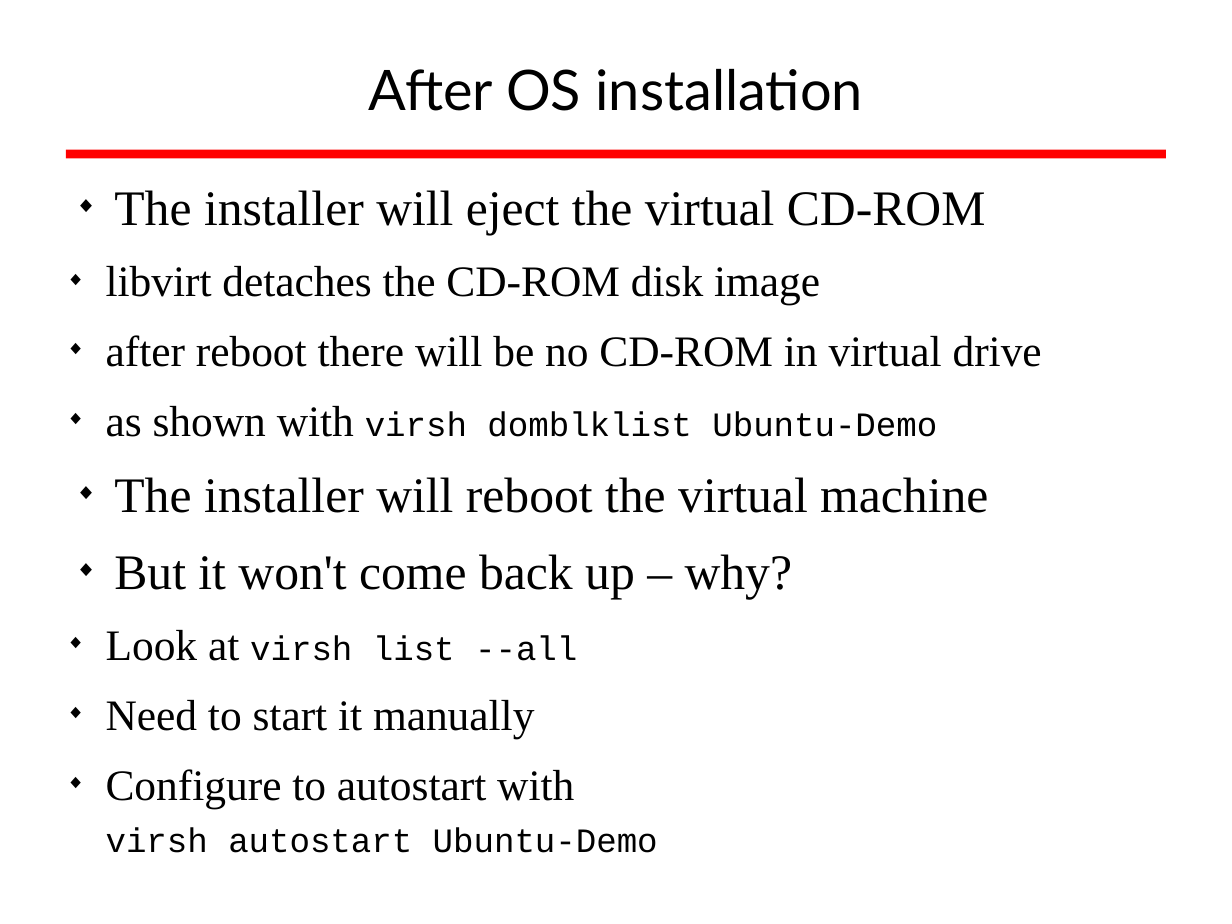
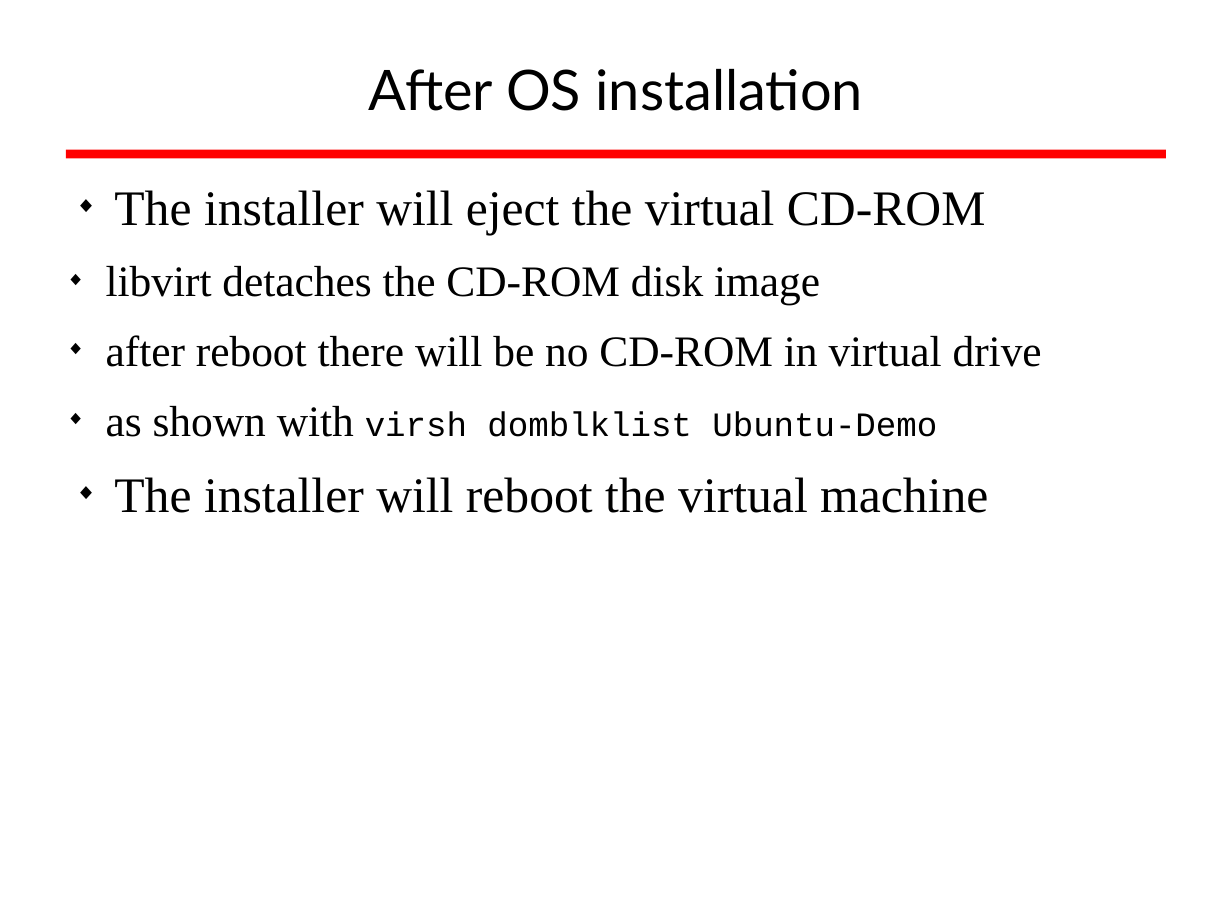
Before and after one commit to afnog/sse, a slide deck: slide 9 of virtualization/afnog_2016_virtualization_kvm_cw.odp. Drawn at 1232x924 pixels with LibreOffice and Linux fonts; fonts in the diff are those of the drawing; background and template pictures are left out. Boxes give left, top, right and bottom in pixels: in the first picture for what was removed or moved away, otherwise in the second. Text is boxed around its words. In the diff, an @@ line names an element or a change of style, - is before the commit and + after.

```diff
--- a/virtualization/afnog_2016_virtualization_kvm_cw.odp
+++ b/virtualization/afnog_2016_virtualization_kvm_cw.odp
@@ text at [106,554,793,853]: paragraphs removed @@
-◆ But it won't come back up – why?
-  ◆ Look at virsh list --all
-  ◆ Need to start it manually
-  ◆ Configure to autostart with
-    virsh autostart Ubuntu-Demo
```
Also in this commit, not shown: 3 other slides changed, 1 slide added.
